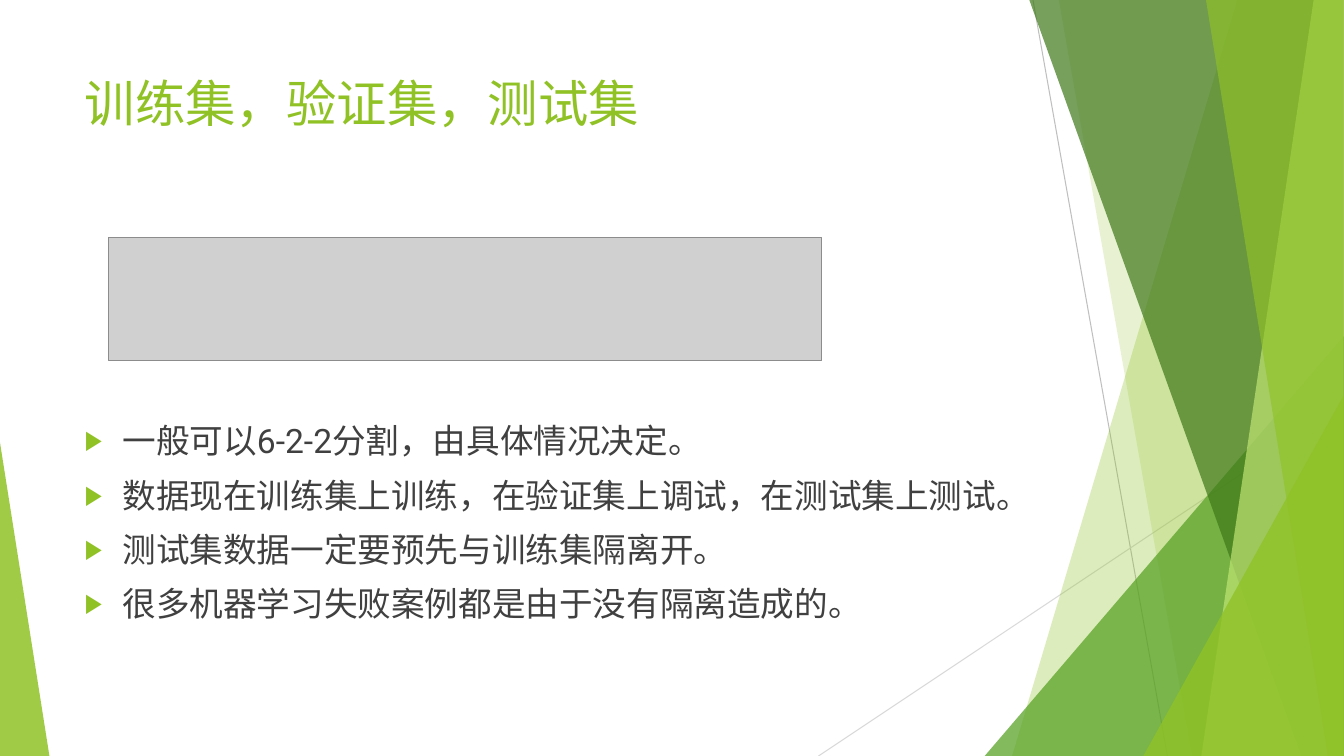
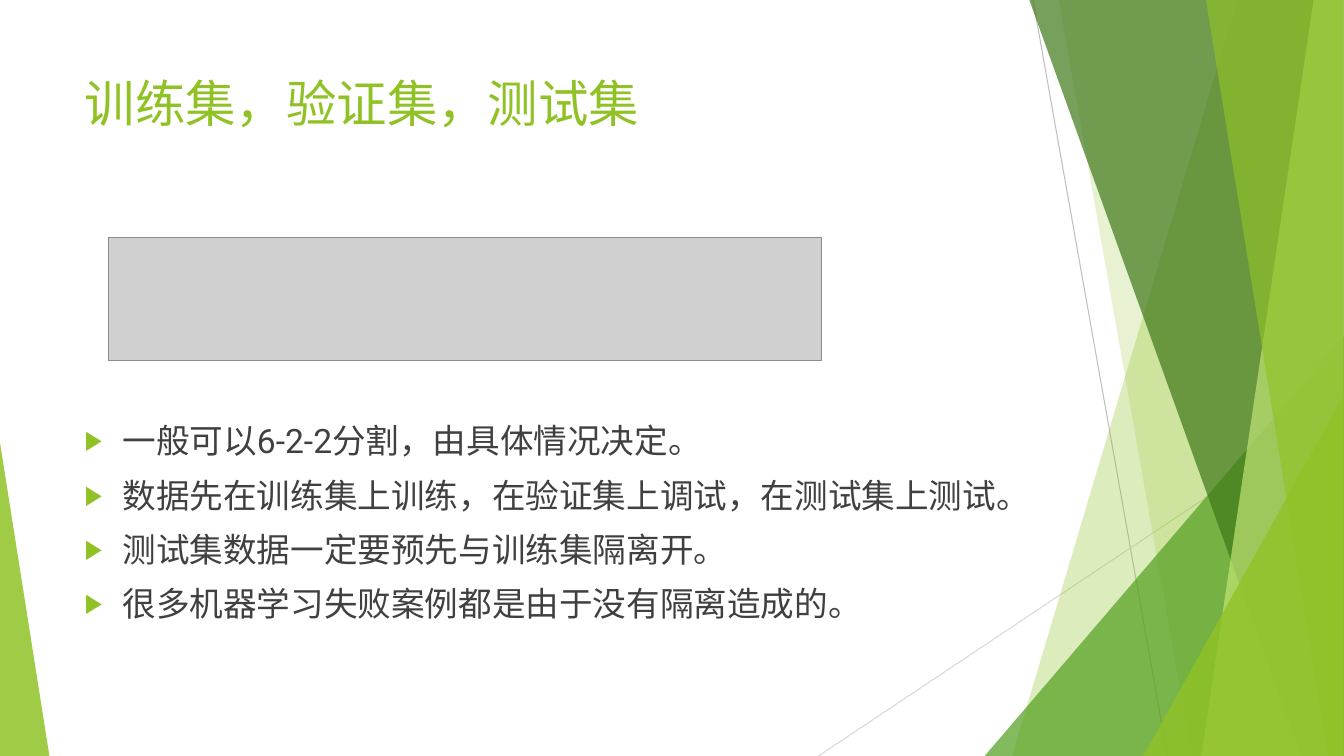
Before and after one commit to wangyi-fudan/BIOL130173, a slide deck: slide 3 of 8_model_selection.pptx. Drawn at 1344x756 pixels with LibreOffice and Linux fonts; fonts in the diff are those of the drawing; grey boxes stand for pictures. Boxes give left, top, right and bottom in pixels: in the first picture for what was removed or moved away, otherwise in the second. Text is boxed around its words. In the diff, an @@ line names an element or a change of style, - is before the commit and + after.

```diff
--- a/8_model_selection.pptx
+++ b/8_model_selection.pptx
@@ text at (123, 479, 1030, 512): text changed @@
-▶ 数据现在训练集上训练，在验证集上调试，在测试集上测试。
+▶ 数据先在训练集上训练，在验证集上调试，在测试集上测试。
```
Also in this commit, not shown: 1 other slide changed.
